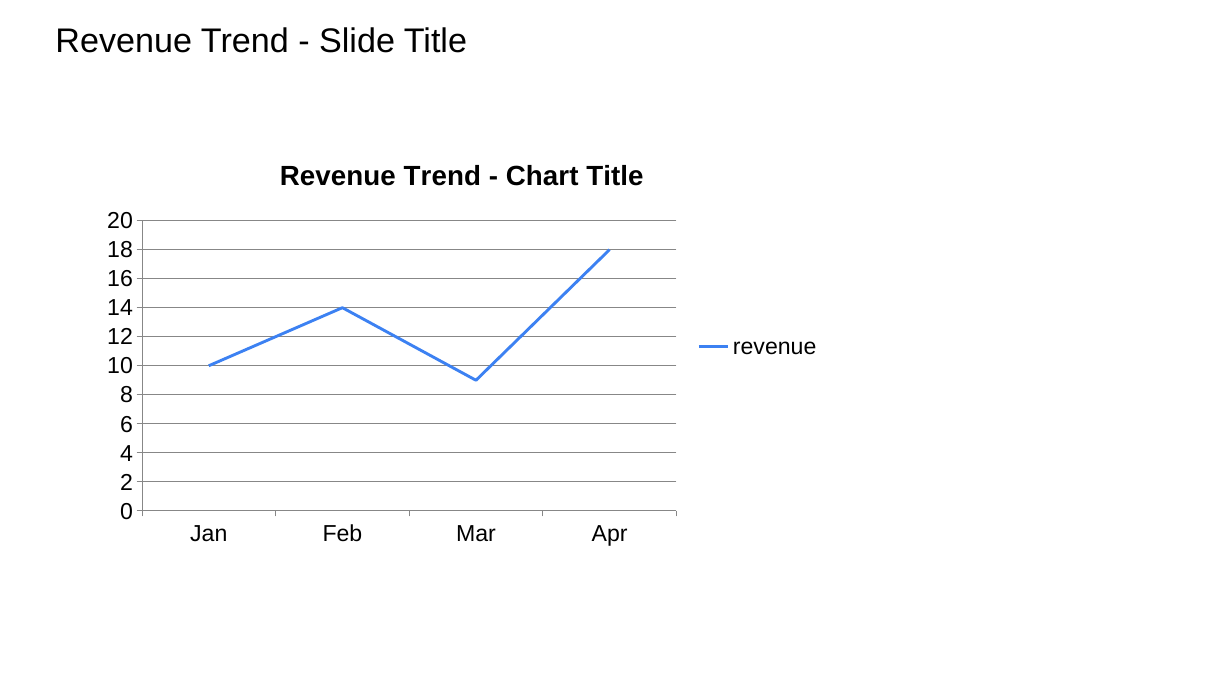
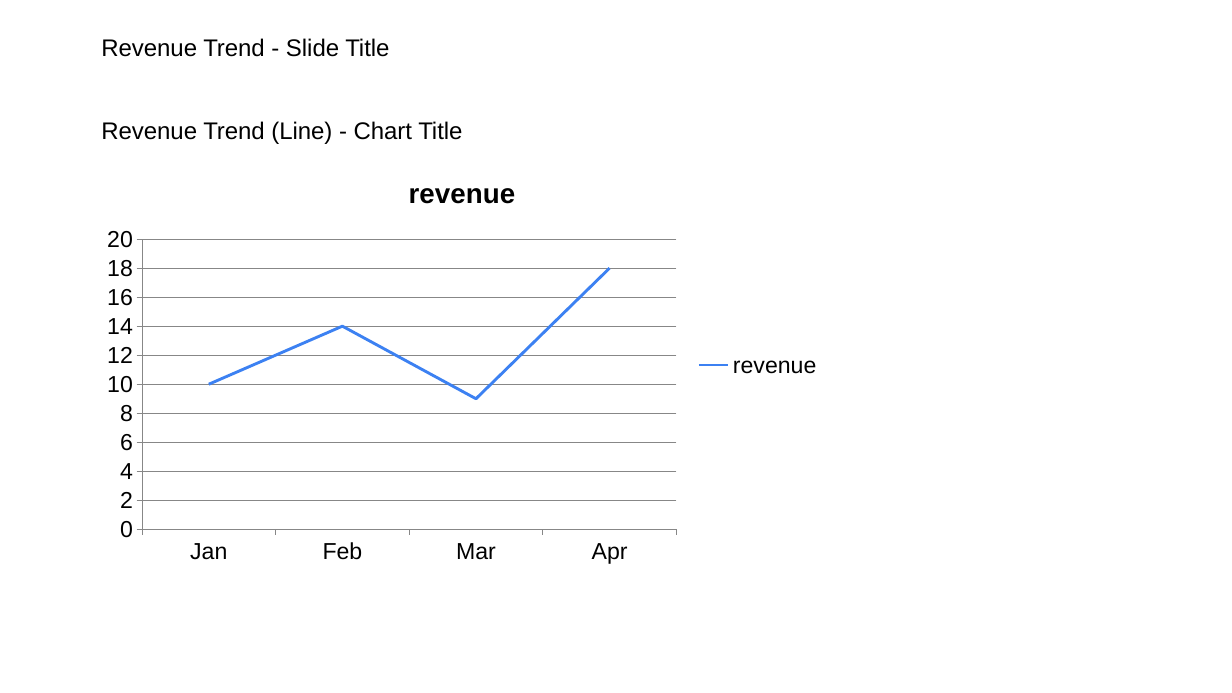
Before and after one commit to josephcobb111/deckbridge, a slide deck: slide 2 of notebooks/demo.pptx. Drawn at 1232x693 pixels with LibreOffice and Linux fonts; fonts in the diff are those of the drawing. Boxes give left, top, right and bottom in pixels: in the first picture for what was removed or moved away, otherwise in the second. Text is boxed around its words. In the diff, an @@ line names an element or a change of style, - is before the commit and + after.

Commit message:
chart titles as text boxes

```diff
--- a/notebooks/demo.pptx
+++ b/notebooks/demo.pptx
@@ text "Revenue Trend - Slide Title" moved from (x1=55, y1=27, x2=467, y2=53) to (x1=101, y1=38, x2=389, y2=57) @@
@@ text "Revenue Trend - Slide Title" at (x1=101, y1=38, x2=389, y2=57): size 26.7 to 18.7 pt @@
@@ text added at (x1=101, y1=121, x2=462, y2=144), 18.7 pt, text #000000 @@
+Revenue Trend (Line) - Chart Title
@@ line chart at (x1=92, y1=157, x2=832, y2=573) @@
@@ title "Revenue Trend - Chart Title" to "revenue" @@
@@ line chart moved from (x1=92, y1=139, x2=832, y2=555) to (x1=92, y1=157, x2=832, y2=573) @@
```
Also in this commit, not shown: 1 other slide changed, 1 slide added, 10 other files.
